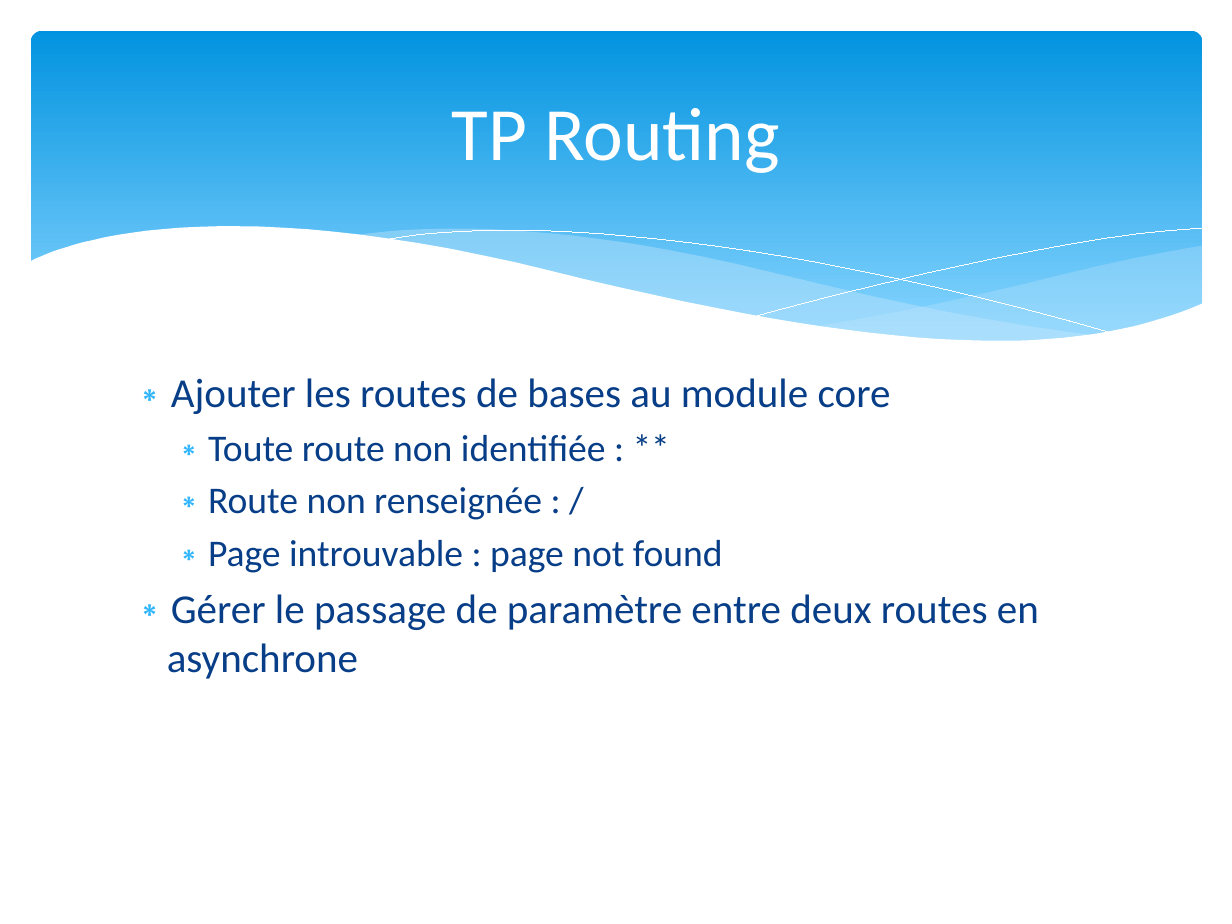
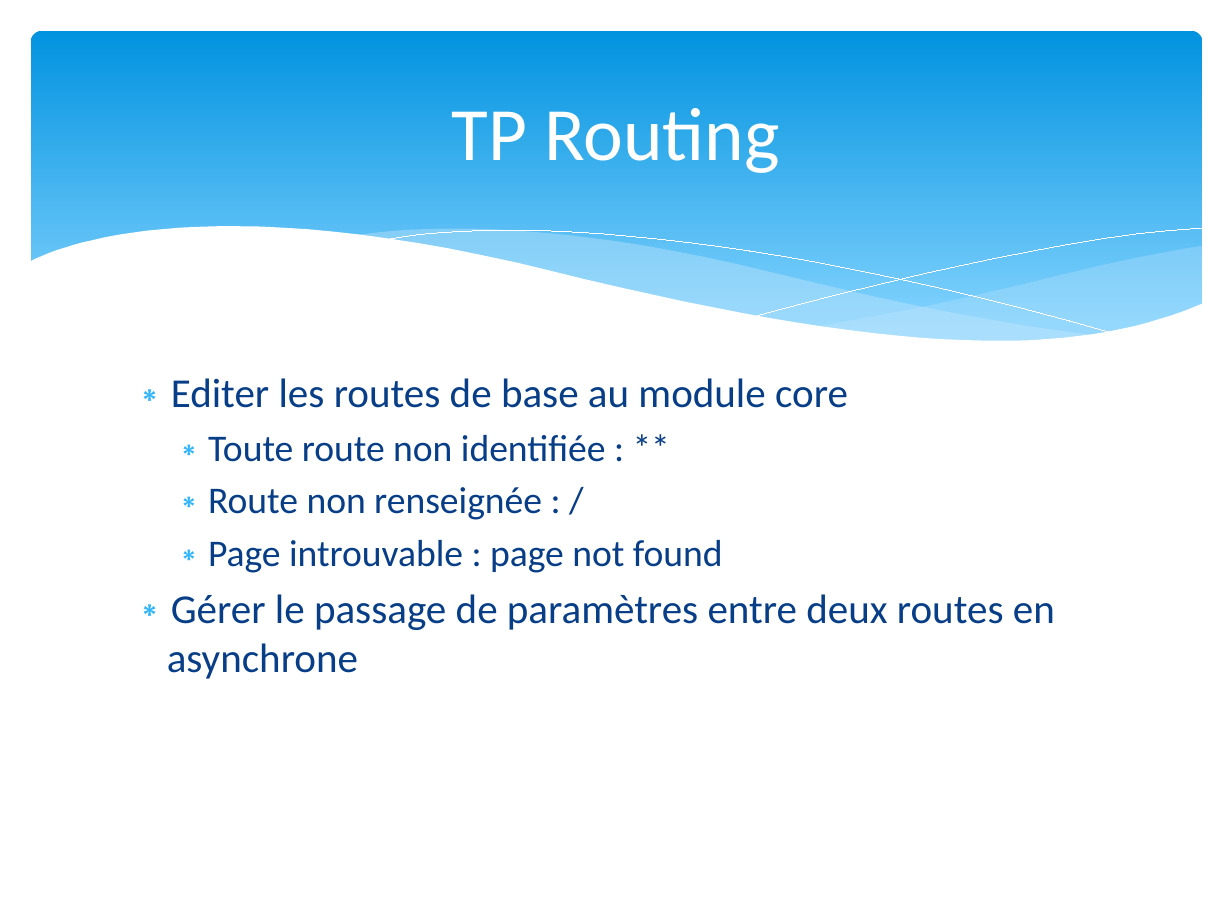
Before and after one commit to dalabord/ng-formation, a slide deck: slide 18 of formation_Angular.pptx. Drawn at 1232x924 pixels with LibreOffice and Linux fonts; fonts in the diff are those of the drawing. Boxes give left, top, right and bottom in pixels: in the first picture for what was removed or moved away, otherwise in the second. Text is boxed around its words. In the diff, an @@ line names an element or a change of style, - is before the commit and + after.

```diff
--- a/formation_Angular.pptx
+++ b/formation_Angular.pptx
@@ text at [171,378,848,408]: text changed @@
-∗ Ajouter les routes de bases au module core
+∗ Editer les routes de base au module core
@@ text at [167,594,1055,679]: text changed @@
-∗ Gérer le passage de paramètre entre deux routes en asynchrone
+∗ Gérer le passage de paramètres entre deux routes en asynchrone
```
Also in this commit, not shown: 1 other slide changed, 3 slides removed, 1 other file.
